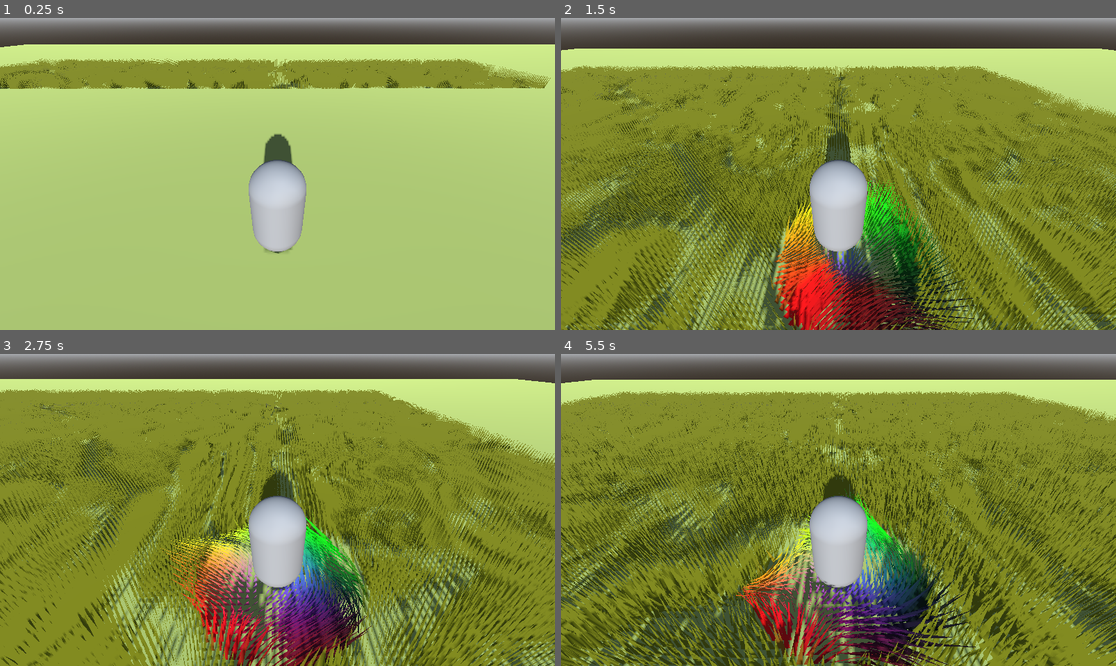
Above: before the commit, frames 1-4 (two rows, left to right).
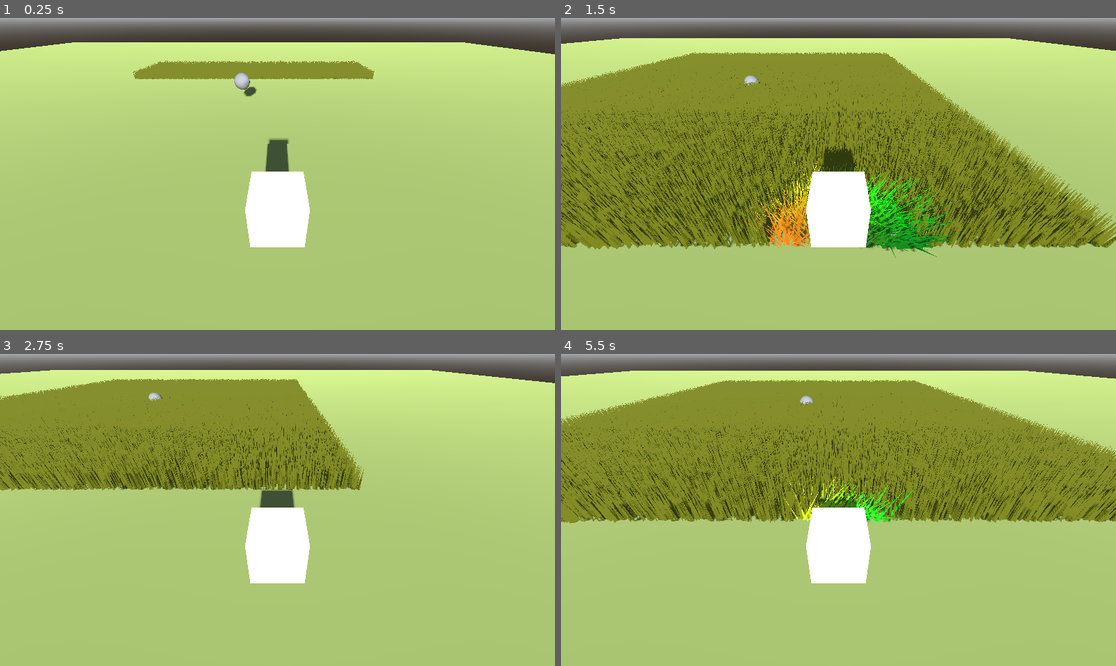
Above: after the commit, the same moments.

Repository: tylercchase/godot-grass-displacement
Game: Godot game, scene res://src/main.tscn
Same seed, same stepped clock (60 frames per second), same inputs: the game is played once before the commit and once after it.
Inputs:
- Up to frame 1 (0.25 s): no input
- Up to frame 2 (1.5 s): hold D (right) 0.53-1.28 s; tap Space (jump) at 0.77 s; hold S (down) from 1.28 s (still down)
- Up to frame 3 (2.75 s): tap Space (jump) at 1.52 s; release S (down) at 2.03 s; hold D (right) from 2.03 s (still down)
- Up to frame 4 (5.5 s): release D (right) at 2.78 s; hold W (up) 2.78-3.53 s; tap Space (jump) at 3.02, 3.77, 4.52 s; hold A (left) 3.53-5.03 s; hold S (down) from 5.03 s (still down)

The runs differ from the first frame. In frame 1, 9.9% of the frame differs, in the area x 0-100%, y 7-76%; in frame 2, 60%; in frame 3, 71%, in the area x 0-100%, y 5-100%; in frame 4, 65%.

Commit message:
Displacement buffer-ish

Diff:
--- a/project.godot
+++ b/project.godot
@@ -14,6 +14,10 @@
 run/main_scene="res://src/main.tscn"
 config/features=PackedStringArray("4.0", "Forward Plus")
 config/icon="res://icon.svg"
+
+[autoload]
+
+DisplacementBuffer="*res://src/Singletons/DisplacementBuffer.gd"
 
 [input]
 
@@ -45,14 +49,6 @@
 
 [shader_globals]
 
-displacement_map={
-"type": "sampler2D",
-"value": ""
-}
-displace={
-"type": "sampler2D",
-"value": ""
-}
 player_pos={
 "type": "vec3",
 "value": Vector3(0, 0, 0)
--- a/src/Grass/Grass.gdshader
+++ b/src/Grass/Grass.gdshader
@@ -4,8 +4,8 @@
 
 uniform sampler2D rotation_noise;
 
+global uniform vec3 player_pos;
 uniform sampler2D displace;
-global uniform vec3 player_pos;
 uniform sampler2D move_noise;
 void start() {
 	// Place start code here.
@@ -47,14 +47,15 @@
 	diffa *= 0.03;
 	// Move to the center of the texture
 	diffa -= vec2(0.5,0.5);
-//	diffa.x -= 0.03;
-//	diffa.y -= 0.05;
-//	float dist_to_player = distance(player_pos, pos);
-	vec4 displacement = texture(displace,
+	vec4 displacement;
+	if(diffa.x > 1.0 || diffa.y > 1.0) {
+		displacement = vec4(0.5,0.5,0,1.0);
+	} else {
+	 displacement = texture(displace,
 	 diffa
-//	displace_uv
-	);// );
-	vec3 noise = texture(move_noise, pos.xz * 0.001).rgb;
+	);
+	}
+	vec3 noise = texture(move_noise, pos.xz * 0.1).rgb;
 	float wind = texture(rotation_noise, pos.xz * 0.1).b;
 
 	// add some spice to the positions of the grass
--- a/src/Grass/Grass.tscn
+++ b/src/Grass/Grass.tscn
@@ -7,25 +7,25 @@
 [ext_resource type="Script" path="res://src/Grass/viewport.gd" id="5_3asbu"]
 [ext_resource type="Shader" path="res://src/Grass/grass_displacement.gdshader" id="5_037di"]
 
-[sub_resource type="ViewportTexture" id="ViewportTexture_3b46d"]
+[sub_resource type="ViewportTexture" id="ViewportTexture_7q7hj"]
 viewport_path = NodePath("abc")
 
-[sub_resource type="FastNoiseLite" id="FastNoiseLite_mfyuy"]
-noise_type = 0
+[sub_resource type="FastNoiseLite" id="FastNoiseLite_o1o6l"]
 frequency = 1.0
 
-[sub_resource type="NoiseTexture2D" id="NoiseTexture2D_vyn6j"]
+[sub_resource type="NoiseTexture2D" id="NoiseTexture2D_o2ebo"]
+resource_local_to_scene = true
 seamless = true
-noise = SubResource("FastNoiseLite_mfyuy")
+noise = SubResource("FastNoiseLite_o1o6l")
 
-[sub_resource type="ShaderMaterial" id="ShaderMaterial_dpks1"]
+[sub_resource type="ShaderMaterial" id="ShaderMaterial_fyy4p"]
 resource_local_to_scene = true
 shader = ExtResource("2_obthx")
-shader_parameter/displace = SubResource("ViewportTexture_3b46d")
+shader_parameter/displace = SubResource("ViewportTexture_7q7hj")
 shader_parameter/move_noise = ExtResource("3_cfqyt")
-shader_parameter/rotation_noise = SubResource("NoiseTexture2D_vyn6j")
-shader_parameter/rows = 350.0
-shader_parameter/spacing = 0.119
+shader_parameter/rotation_noise = SubResource("NoiseTexture2D_o2ebo")
+shader_parameter/rows = 300.0
+shader_parameter/spacing = 0.081
 
 [sub_resource type="ShaderMaterial" id="ShaderMaterial_hosif"]
 render_priority = 0
@@ -57,11 +57,11 @@
 transform = Transform3D(1, 0, 0, 0, 1, 0, 0, 0, 1, -7.25952e-09, 0, -0.974356)
 amount = 100000
 visibility_aabb = AABB(-23.2431, -4, -22.1655, 46.4862, 8, 44.331)
-process_material = SubResource("ShaderMaterial_dpks1")
+process_material = SubResource("ShaderMaterial_fyy4p")
 draw_pass_1 = SubResource("ArrayMesh_pe4cq")
 
 [node name="abc" type="SubViewport" parent="."]
-size = Vector2i(513, 513)
+size = Vector2i(1024, 1024)
 render_target_update_mode = 4
 script = ExtResource("5_3asbu")
 
@@ -77,8 +77,8 @@
 material = SubResource("ShaderMaterial_n37b3")
 layout_direction = 1
 layout_mode = 0
-offset_right = 512.0
-offset_bottom = 512.0
+offset_right = 1024.0
+offset_bottom = 1024.0
 color = Color(1, 0, 0, 1)
 
 [node name="ColorRect2" type="ColorRect" parent="abc/Control"]
--- a/src/Grass/grass_blade.gdshader
+++ b/src/Grass/grass_blade.gdshader
@@ -14,17 +14,14 @@
 	dist_to_player = distance(player_pos, (MODEL_MATRIX * vec4(VERTEX, 1.0)).xyz);
 
 	// move in the "wind" as time progresses
-	VERTEX += vec3(sin(TIME * INSTANCE_CUSTOM.w) * 0.2
-	,0,0) * VERTEX.y;
+//	VERTEX += vec3(sin(TIME * INSTANCE_CUSTOM.w) * 0.2
+//	,0,0) * VERTEX.y;
 
 	// apply stuff from texture
 	VERTEX.y *= 1.0 - INSTANCE_CUSTOM.b;
-	VERTEX.x -= (INSTANCE_CUSTOM.r * 2.0 - 1.0) * VERTEX.y;
-	VERTEX.z -= (INSTANCE_CUSTOM.g * 2.0 - 1.0) * VERTEX.y;
+	VERTEX.x += (INSTANCE_CUSTOM.r * 2.0 - 1.0) * VERTEX.y * 1.0;
+	VERTEX.z += (INSTANCE_CUSTOM.g * 2.0 - 1.0) * VERTEX.y * 1.0;
 }
-
-
-
 
 
 
--- a/src/Grass/grass_displacement.gdshader
+++ b/src/Grass/grass_displacement.gdshader
@@ -11,36 +11,35 @@
 	// may need to pass in texture of self?
 	vec2 uv = UV - 0.5;
 	float d = length(uv);
-	float r = 0.03;
+	float r = 0.01;
 	vec4 c = vec4(0);
 
 	// should pull from other parts of the canvas
 	vec4 color = vec4(0.5,0.5,0.0,1.0);
 	// should pull from previous color that was there;
 //	color = texture(self_reference, SCREEN_UV);
-//	if (player_pos.y <= 2.0) {
-		// player is on floor so keep writing to the texturee
-		color.b += clamp(1.0 - d * 20.0 * player_pos.y,0,1.0);
-		if(d < 0.05) {
-			// get angle
-			float angle = atan(UV.y/UV.x);
 
-			// the stuff close by that should get rotated, this is the big stuff
-			// I know how far from the center I am, and probably have some stuff to deal with things
+	if(d < 0.05 /*replace with dynamic radius?*/) {
+		color.b += clamp(1.0 - d * 40.0 * player_pos.y,0.0,1.0);
+		// get angle
+		float angle = atan(UV.y/UV.x);
 
-			// _should_ be able to just pipe in UV?
-			color.r = (uv.x * 30.0 + 1.0) / 2.0;
-			color.g = (uv.y * 30.0 + 1.0) / 2.0;
-		//				color = vec4(,  ,0.0,1.0);
-		}
-//	}
+		// the stuff close by that should get rotated, this is the big stuff
+		// I know how far from the center I am, and probably have some stuff to deal with things
+
+		// _should_ be able to just pipe in UV?
+
+		// angle's not quite right, grass blade or texture side?
+		color.r = (uv.x * 30.0 + 1.0) / 2.0;
+		color.g = (uv.y * 30.0 + 1.0) / 2.0;
+	}
 
 
 
 
 	COLOR = color;
 
-	player_last_pos = player_pos;
+//	player_last_pos = player_pos;
 //	COLOR = vec4(UV.x); //vec4(vec3( 1.0 - length(UV)), 1.0);
 	// Place fragment code here.
 }
--- a/src/Grass/viewport.gd
+++ b/src/Grass/viewport.gd
@@ -3,11 +3,12 @@
 
 # Called when the node enters the scene tree for the first time.
 func _ready():
-	var coll = get_texture()
+	pass
+#	var coll = get_texture()
 
 #	$Control/ColorRect.material.set_shader_parameter('self_reference', coll)
 
 
 # Called every frame. 'delta' is the elapsed time since the previous frame.
-func _process(delta):
+func _process(_delta):
 	pass
--- a/src/Player/Player.gd
+++ b/src/Player/Player.gd
@@ -31,5 +31,19 @@
 		velocity.x = move_toward(velocity.x, 0, SPEED)
 		velocity.z = move_toward(velocity.z, 0, SPEED)
 
-	move_and_slide()
+	var _a = move_and_slide()
 	RenderingServer.global_shader_parameter_set("player_pos", global_position)
+
+
+
+
+
+
+func _on_object_area_body_entered(body):
+	print('aaaaaaaa')
+	DisplacementBuffer.add_object(body)
+	pass # Replace with function body.
+
+
+func _on_object_area_body_exited(body):
+	DisplacementBuffer.remove_object(body)
--- a/src/Player/Player.tscn
+++ b/src/Player/Player.tscn
@@ -1,10 +1,10 @@
-[gd_scene load_steps=6 format=3 uid="uid://do3ni47j8ct0l"]
+[gd_scene load_steps=9 format=3 uid="uid://do3ni47j8ct0l"]
 
 [ext_resource type="Script" path="res://src/Player/Player.gd" id="1_bowm3"]
 
-[sub_resource type="CapsuleShape3D" id="CapsuleShape3D_mwdva"]
+[sub_resource type="SphereShape3D" id="SphereShape3D_w8icd"]
 
-[sub_resource type="CapsuleMesh" id="CapsuleMesh_d3ofd"]
+[sub_resource type="SphereMesh" id="SphereMesh_4aukp"]
 
 [sub_resource type="StandardMaterial3D" id="StandardMaterial3D_2sanu"]
 albedo_color = Color(0.996078, 0, 0.129412, 1)
@@ -12,19 +12,45 @@
 [sub_resource type="SphereMesh" id="SphereMesh_fdeh5"]
 material = SubResource("StandardMaterial3D_2sanu")
 
+[sub_resource type="BoxShape3D" id="BoxShape3D_43b2p"]
+size = Vector3(28.3214, 1.69208, 16.3575)
+
+[sub_resource type="StandardMaterial3D" id="StandardMaterial3D_3l54j"]
+
+[sub_resource type="BoxMesh" id="BoxMesh_tlx5x"]
+material = SubResource("StandardMaterial3D_3l54j")
+
 [node name="Player" type="CharacterBody3D"]
 script = ExtResource("1_bowm3")
 
 [node name="CollisionShape3D" type="CollisionShape3D" parent="."]
-shape = SubResource("CapsuleShape3D_mwdva")
+shape = SubResource("SphereShape3D_w8icd")
 
 [node name="MeshInstance3D" type="MeshInstance3D" parent="."]
-mesh = SubResource("CapsuleMesh_d3ofd")
+mesh = SubResource("SphereMesh_4aukp")
 
 [node name="Camera3D" type="Camera3D" parent="."]
 transform = Transform3D(1, 0, 0, 0, 0.793789, 0.608193, 0, -0.608193, 0.793789, 0, 2.84273, 2.64373)
 
 [node name="MeshInstance3D2" type="MeshInstance3D" parent="."]
-transform = Transform3D(1, 0, 0, 0, 1, 0, 0, 0, 1, 0, -0.465029, 0)
+transform = Transform3D(1, 0, 0, 0, 1, 0, 0, 0, 1, 0, 0.0111628, 0)
+visible = false
 layers = 524288
 mesh = SubResource("SphereMesh_fdeh5")
+
+[node name="ObjectArea" type="Area3D" parent="."]
+collision_layer = 2147483648
+collision_mask = 2147483648
+monitorable = false
+
+[node name="CollisionShape3D" type="CollisionShape3D" parent="ObjectArea"]
+shape = SubResource("BoxShape3D_43b2p")
+
+[node name="MeshInstance3D" type="MeshInstance3D" parent="ObjectArea"]
+mesh = SubResource("BoxMesh_tlx5x")
+
+[connection signal="area_entered" from="ObjectArea" to="." method="_on_object_area_area_entered"]
+[connection signal="area_entered" from="ObjectArea" to="." method="_on_area_3d_area_entered"]
+[connection signal="area_exited" from="ObjectArea" to="." method="_on_object_area_area_exited"]
+[connection signal="body_entered" from="ObjectArea" to="." method="_on_object_area_body_entered"]
+[connection signal="body_exited" from="ObjectArea" to="." method="_on_object_area_body_exited"]
--- a/src/Singletons/DisplacementBuffer.gd
+++ b/src/Singletons/DisplacementBuffer.gd
@@ -4,18 +4,24 @@
 
 }
 
+var texture
+var previous_frame
 # Called when the node enters the scene tree for the first time.
 func _ready():
 	pass # Replace with function body.
 
 
 # Called every frame. 'delta' is the elapsed time since the previous frame.
-func _process(delta):
+func _process(_delta):
+	for object in objects.keys():
+		# keeps a reference to the node so we're able to constantly poll for positions
+		print(objects[object].global_position)
 	# do cool stuff to make a texture that moves and adds these objects to the game?
 
-	pass
+func add_object(object: Node):
+	objects[object.name] = object
+	print(objects)
 
-func add_object(name: String, pos: Vector3, size=1):
-	print(name)
-	print(pos)
-	objects[name] = {"position": pos, "size": size}
+func remove_object(object: Node):
+	objects.erase(object.name)
+	print(objects)
--- a/src/main.tscn
+++ b/src/main.tscn
@@ -22,13 +22,14 @@
 background_mode = 2
 sky = SubResource("Sky_spp8w")
 
+[sub_resource type="SphereShape3D" id="SphereShape3D_usg0c"]
+
+[sub_resource type="SphereMesh" id="SphereMesh_oc2ip"]
+
 [node name="World" type="Node3D"]
 
-[node name="Grass" parent="." instance=ExtResource("2_vh1kr")]
-transform = Transform3D(1, 0, -7.45058e-09, 0, 1, 0, 7.45058e-09, 0, 1, -6.15583, 0.761786, -6.75413)
-
 [node name="Player" parent="." instance=ExtResource("1_vt41k")]
-transform = Transform3D(1, 0, 0, 0, 1, 0, 0, 0, 1, -3.67288, 0.761786, -8.64098)
+transform = Transform3D(1, 0, 0, 0, 1, 0, 0, 0, 1, 2.30946, 2.4052, 9.21025)
 
 [node name="Floor" type="MeshInstance3D" parent="."]
 mesh = SubResource("PlaneMesh_u8w3i")
@@ -44,3 +45,16 @@
 [node name="DirectionalLight3D" type="DirectionalLight3D" parent="."]
 transform = Transform3D(1, 0, 0, 0, 0.937319, 0.348474, 0, -0.348474, 0.937319, 0, -1.72388, 0)
 shadow_enabled = true
+
+[node name="Grass" parent="." instance=ExtResource("2_vh1kr")]
+transform = Transform3D(1, 0, -7.45058e-09, 0, 1, 0, 7.45058e-09, 0, 1, 0, 0, -3.57526)
+
+[node name="RigidBody3D" type="RigidBody3D" parent="."]
+transform = Transform3D(1, 0, 0, 0, 1, 0, 0, 0, 1, 0, 1.94122, -2.33076)
+collision_layer = 2147483649
+
+[node name="CollisionShape3D" type="CollisionShape3D" parent="RigidBody3D"]
+shape = SubResource("SphereShape3D_usg0c")
+
+[node name="MeshInstance3D" type="MeshInstance3D" parent="RigidBody3D"]
+mesh = SubResource("SphereMesh_oc2ip")
Not shown: 1 places in src/main.tscn that only renumber resources
